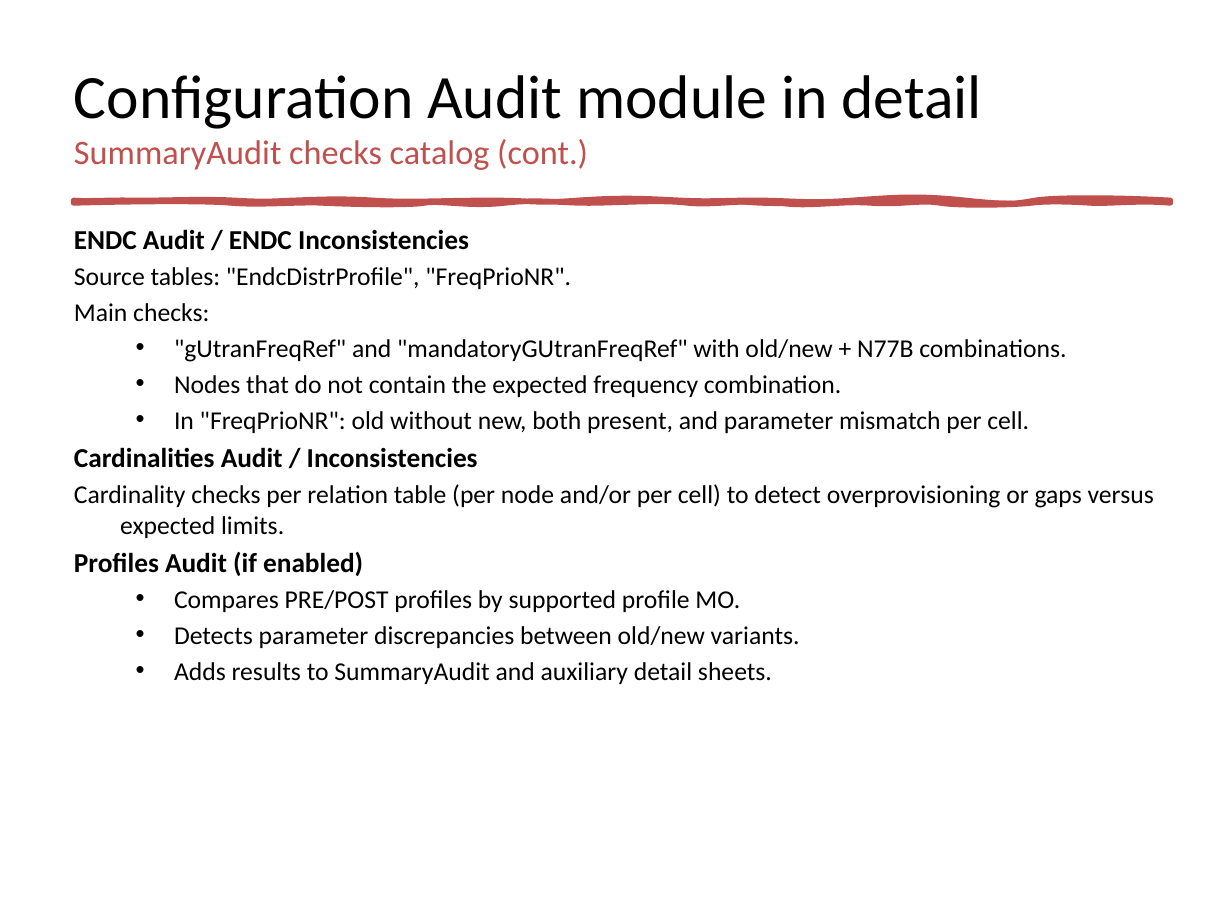
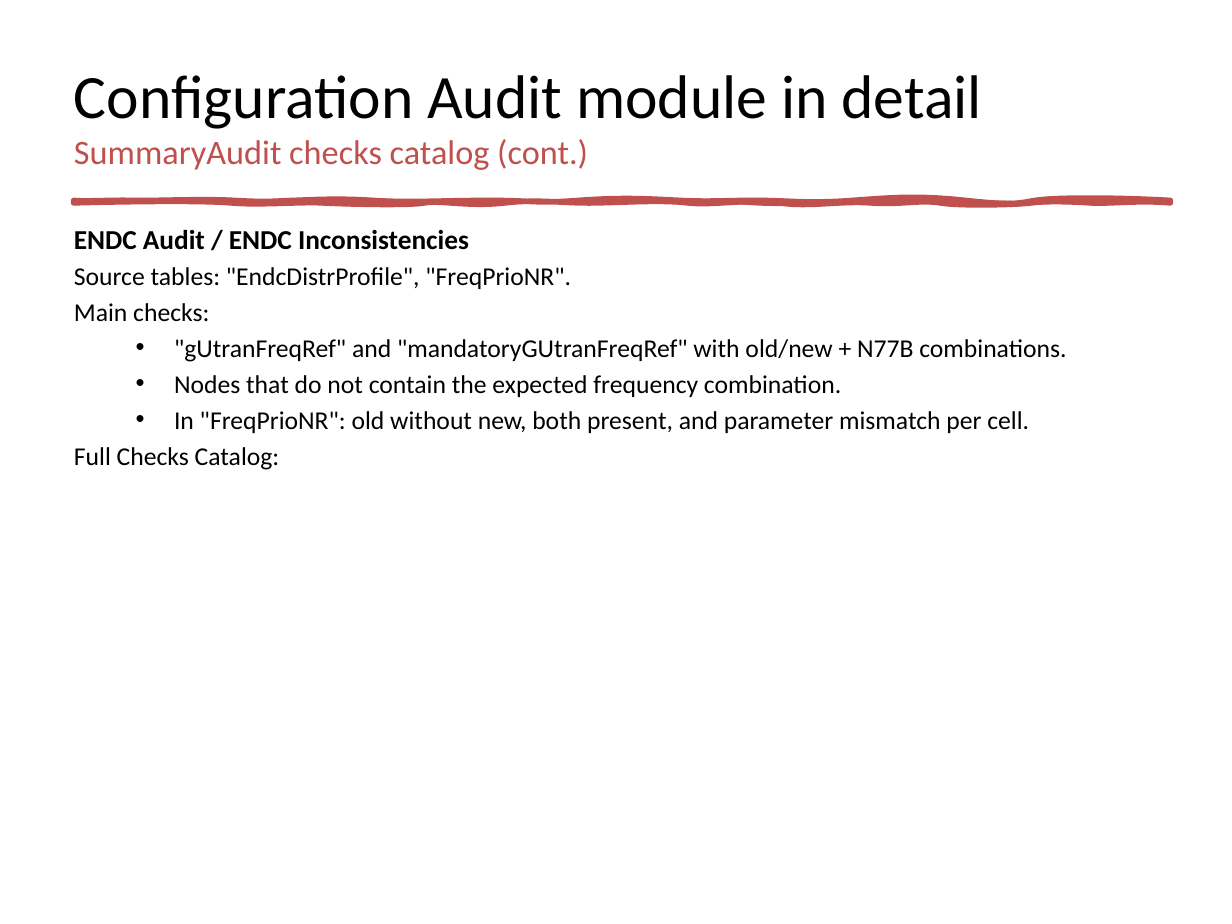
Before and after one commit to jaimetur/SSB_RetuningAutomations, a slide deck: slide 26 of help/User-Guide-SSB-Retuning-Automations-v0.7.4.pptx (slide 19 before the commit). Drawn at 1232x924 pixels with LibreOffice and Linux fonts; fonts in the diff are those of the drawing. Boxes give left, top, right and bottom in pixels: in the first picture for what was removed or moved away, otherwise in the second. Text is boxed around its words. In the diff, an @@ line names an element or a change of style, - is before the commit and + after.

Commit message:
Updated Technical User Guides to include the Check catalog of SummaryAudit table (with tips)

```diff
--- a/help/User-Guide-SSB-Retuning-Automations-v0.7.4.pptx
+++ b/help/User-Guide-SSB-Retuning-Automations-v0.7.4.pptx
@@ text at bbox=[74, 447, 280, 470]: text changed @@
-Cardinalities Audit / Inconsistencies
-Cardinality checks per relation table (per node and/or per cell) to detect overprovisioning or gaps versus expected limits.
-Profiles Audit (if enabled)
-  • Compares PRE/POST profiles by supported profile MO.
-  • Detects parameter discrepancies between old/new variants.
-  • Adds results to SummaryAudit and auxiliary detail sheets.
+Full Checks Catalog:
```
Also in this commit, not shown: 2 other slides changed, 12 slides added, 4 other files.
